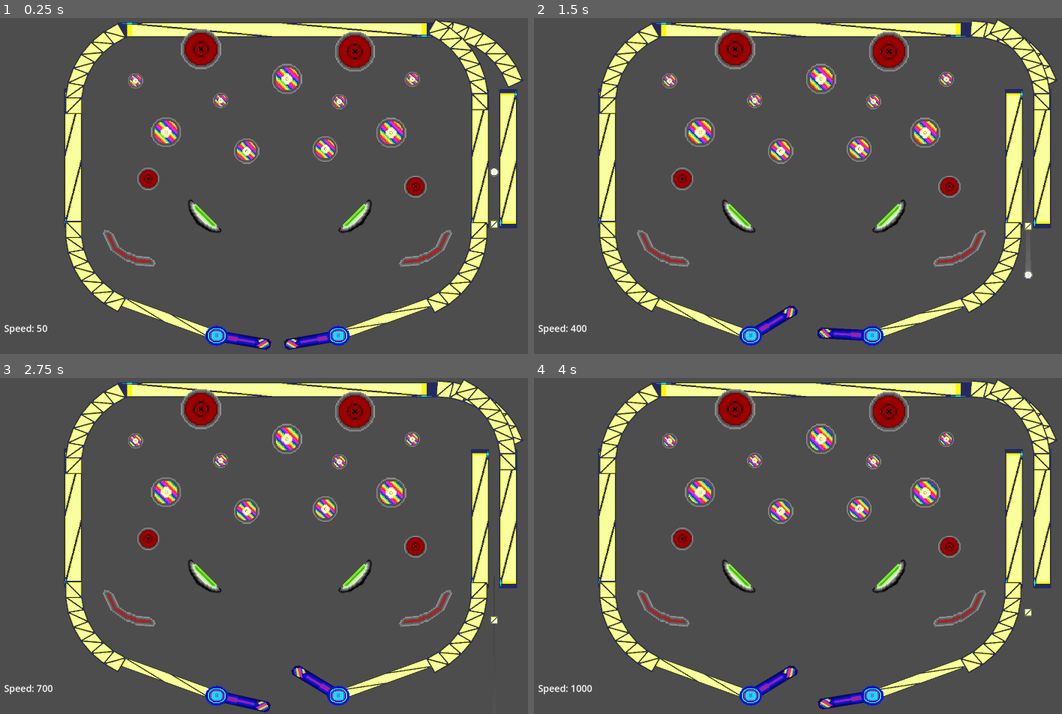
Above: before the commit, frames 1-4 (two rows, left to right).
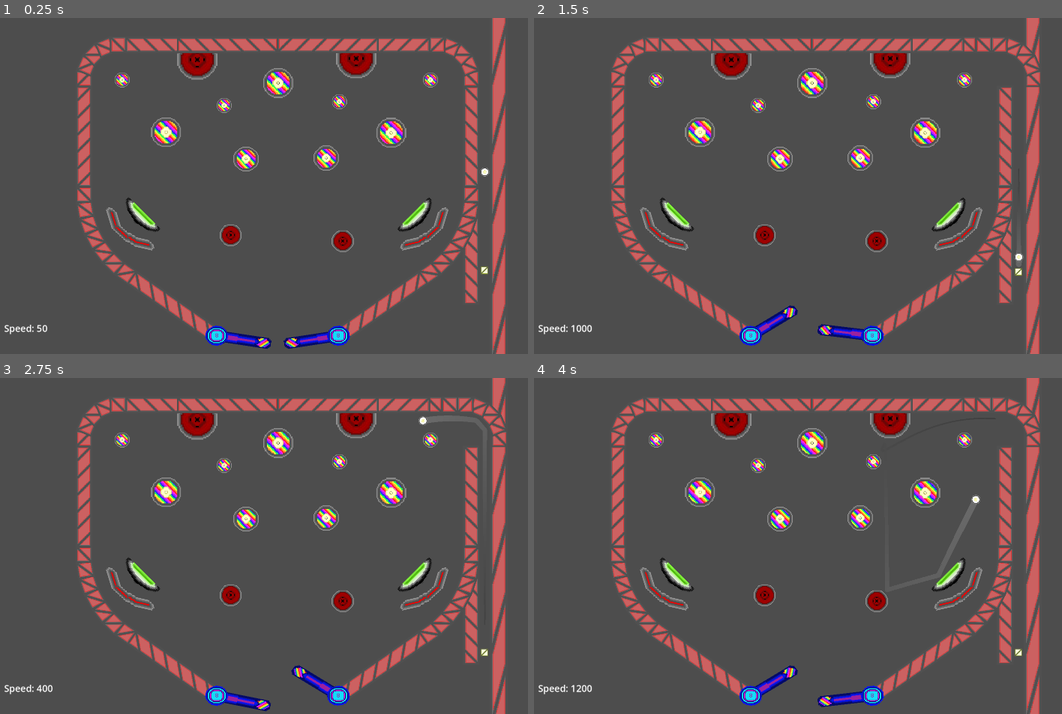
Above: after the commit, the same moments.

Repository: mdbernhards/Pinball
Game: Godot game, scene res://Scenes/player_pads.tscn
Two runs of this game, one before a commit and one after it. Both use one fixed random seed, a clock stepped at 60 frames per second and the inputs below.
Inputs:
- Up to frame 1 (0.25 s): no input
- Up to frame 2 (1.5 s): hold X (right_pad) 0.53-1.28 s; hold Space (charge_power) 0.53-1.28 s; hold Z (left_pad) from 1.28 s (still down); tap Space (charge_power) at 1.35 s
- Up to frame 3 (2.75 s): release Z (left_pad) at 2.03 s; hold X (right_pad) from 2.03 s (still down); hold Space (charge_power) from 2.03 s (still down)
- Up to frame 4 (4 s): release Space (charge_power) at 2.78 s; tap Space (charge_power) at 2.85 s; release X (right_pad) at 3.53 s; hold Z (left_pad) from 3.53 s (still down); hold Space (charge_power) from 3.53 s (still down)

The runs differ from the first frame. In frame 1, 23% of the frame differs, in the area x 12-100%, y 0-100%; in frame 2, 23%; in frame 3, 23%; in frame 4, 23%.

Commit message:
Redesigned the map and some objects, added sound effects
Redesigned Blocks, tallBlocks, curvyWalls,
Created cornerWall scene for corners,
Added Sound effects for Rainbow and red balls and green bumper,
Map redesign

Diff:
--- a/HelperScenes/CurvyWall.tscn
+++ b/HelperScenes/CurvyWall.tscn
@@ -5,36 +5,36 @@
 [node name="Wall" type="Node2D"]
 
 [node name="Block" parent="." instance=ExtResource("1_r7qfk")]
-position = Vector2(14, 428)
-rotation = 0.523599
+position = Vector2(97.9, 111.2)
+rotation = 0.610865
 scale = Vector2(0.17, 0.17)
 
 [node name="Block2" parent="." instance=ExtResource("1_r7qfk")]
-position = Vector2(-25, 401)
-rotation = 0.698132
+position = Vector2(59.45, 79.5)
+rotation = 0.767945
 scale = Vector2(0.17, 0.17)
 
 [node name="Block3" parent="." instance=ExtResource("1_r7qfk")]
-position = Vector2(-59, 367)
-rotation = 0.872665
+position = Vector2(26.51, 42.3)
+rotation = 0.925025
 scale = Vector2(0.17, 0.17)
 
 [node name="Block4" parent="." instance=ExtResource("1_r7qfk")]
-position = Vector2(-85, 329)
-rotation = 1.0472
+position = Vector2(-0.300003, 0.300018)
+rotation = 1.0821
 scale = Vector2(0.17, 0.17)
 
 [node name="Block5" parent="." instance=ExtResource("1_r7qfk")]
-position = Vector2(-104, 287)
-rotation = 1.22173
+position = Vector2(-20.26, -45.5)
+rotation = 1.23918
 scale = Vector2(0.17, 0.17)
 
 [node name="Block6" parent="." instance=ExtResource("1_r7qfk")]
-position = Vector2(-115, 243)
-rotation = 1.39626
+position = Vector2(-32.1, -93)
+rotation = 1.41372
 scale = Vector2(0.17, 0.17)
 
 [node name="Block7" parent="." instance=ExtResource("1_r7qfk")]
-position = Vector2(-118, 199)
+position = Vector2(-36, -142)
 rotation = 1.5708
 scale = Vector2(0.17, 0.17)
--- /dev/null
+++ b/HelperScenes/corner_wall.tscn
@@ -0,0 +1,29 @@
+[gd_scene load_steps=2 format=3 uid="uid://bdxg8t52uk1pk"]
+
+[ext_resource type="PackedScene" uid="uid://5khra06hh0u2" path="res://Scenes/block.tscn" id="1_0ogro"]
+
+[node name="CornerWall" type="Node2D"]
+
+[node name="Block" parent="." instance=ExtResource("1_0ogro")]
+position = Vector2(109.45, 109.31)
+rotation = -1.5708
+scale = Vector2(0.17, 0.17)
+
+[node name="Block2" parent="." instance=ExtResource("1_0ogro")]
+position = Vector2(67.6, 101)
+rotation = -1.1781
+scale = Vector2(0.17, 0.17)
+
+[node name="Block3" parent="." instance=ExtResource("1_0ogro")]
+position = Vector2(32.07, 77.3)
+rotation = -0.785398
+scale = Vector2(0.17, 0.17)
+
+[node name="Block4" parent="." instance=ExtResource("1_0ogro")]
+position = Vector2(8.34, 41.8)
+rotation = -0.392699
+scale = Vector2(0.17, 0.17)
+
+[node name="Block5" parent="." instance=ExtResource("1_0ogro")]
+position = Vector2(3.8147e-06, -1.52588e-05)
+scale = Vector2(0.17, 0.17)
--- a/PlayerPads.gd
+++ b/PlayerPads.gd
@@ -1,16 +1,16 @@
 extends Node2D
 
-var upSpeed = 20.0
-var downSpeed = 5.0
+var upSpeed = 17.5
+var downSpeed = 4.0
 
 var curvyWall
 var curvyWall_original_position
 var curvyWall_new_position
-var closedDistance = 90
+var closedDistance = -90
 var curvyWallSpeed = 20
 
 func _ready():
-	curvyWall = $Environment/CurvyWalls/CurvyWall5
+	curvyWall = $Environment/RightWall/CornerWall
 	curvyWall_original_position = Vector2(curvyWall.position.x, curvyWall.position.y)
 	curvyWall_new_position = Vector2(curvyWall.position.x + closedDistance, curvyWall.position.y)
 
--- a/Scenes/block.tscn
+++ b/Scenes/block.tscn
@@ -1,6 +1,6 @@
 [gd_scene load_steps=3 format=3 uid="uid://5khra06hh0u2"]
 
-[ext_resource type="Texture2D" uid="uid://cm2woqn8niuvs" path="res://Art/Block.png" id="1_s7u7o"]
+[ext_resource type="Texture2D" uid="uid://1txmls3xh4l5" path="res://Art/BlockV2.png" id="1_svpx3"]
 
 [sub_resource type="RectangleShape2D" id="RectangleShape2D_uloxr"]
 size = Vector2(320, 320)
@@ -8,7 +8,7 @@
 [node name="Block" type="StaticBody2D"]
 
 [node name="Sprite2D" type="Sprite2D" parent="."]
-texture = ExtResource("1_s7u7o")
+texture = ExtResource("1_svpx3")
 
 [node name="CollisionShape2D" type="CollisionShape2D" parent="."]
 shape = SubResource("RectangleShape2D_uloxr")
--- a/Scenes/bumper.tscn
+++ b/Scenes/bumper.tscn
@@ -1,12 +1,17 @@
-[gd_scene load_steps=2 format=3 uid="uid://8qjvk1y7umkv"]
+[gd_scene load_steps=3 format=3 uid="uid://8qjvk1y7umkv"]
 
 [ext_resource type="Texture2D" uid="uid://c47ojjj8jx88b" path="res://Art/bumper.png" id="1_kqydw"]
 
+[sub_resource type="PhysicsMaterial" id="PhysicsMaterial_rgn58"]
+friction = 0.6
+bounce = 0.13
+
 [node name="Bumper" type="StaticBody2D"]
+physics_material_override = SubResource("PhysicsMaterial_rgn58")
 
 [node name="Sprite2D" type="Sprite2D" parent="."]
 position = Vector2(-55, -27)
 texture = ExtResource("1_kqydw")
 
 [node name="CollisionShape2D" type="CollisionPolygon2D" parent="."]
-polygon = PackedVector2Array(-3, -50, 2, -141, 17, -163, 25, -165, 31, -167, 36, -165, 42, -163, 52, -152, 62, -142, 63, -21, -9, 49, -32, 51, -53, 62, -59, 70, -172, 70, -191, 48, -194, 36, -189, 26, -172, 10, -85, 2, -67, -1, -54, -6, -37, -12, -27, -19, -9, -35)
+polygon = PackedVector2Array(2, -46, 15, -134, 22, -147, 27, -156, 32, -162, 37, -167, 42, -163, 52, -152, 59, -140, 61, -23, -7, 41, -31, 53, -53, 62, -72, 68, -171, 68, -191, 48, -194, 36, -189, 26, -172, 17, -87, 7, -67, 2, -53, 0, -37, -7, -25, -13, -6, -28)
--- a/Scenes/green_bumper.gd
+++ b/Scenes/green_bumper.gd
@@ -1,17 +1,13 @@
 extends StaticBody2D
 
+func _ready():
+	pass
 
-# Called when the node enters the scene tree for the first time.
-func _ready():
-	pass # Replace with function body.
-
-
-# Called every frame. 'delta' is the elapsed time since the previous frame.
 func _process(delta):
 	pass
-
 
 func _on_area_2d_body_entered(body):
 	var groups = body.get_groups()
 	if  groups and groups[0] == "PlayerBall":
+		$HitSound.play()
 		body.linear_velocity = body.linear_velocity.normalized() * 1300
--- a/Scenes/green_bumper.tscn
+++ b/Scenes/green_bumper.tscn
@@ -1,14 +1,20 @@
-[gd_scene load_steps=5 format=3 uid="uid://bmpn2wpmvyl15"]
+[gd_scene load_steps=7 format=3 uid="uid://bmpn2wpmvyl15"]
 
 [ext_resource type="Texture2D" uid="uid://bmgoiejd0roxn" path="res://Art/GreenBumper.png" id="1_8bi03"]
 [ext_resource type="Script" path="res://Scenes/green_bumper.gd" id="1_p1rth"]
+[ext_resource type="AudioStream" uid="uid://28haj1so0202" path="res://Art/Sounds/pew.wav" id="3_wod3o"]
 
 [sub_resource type="PhysicsMaterial" id="PhysicsMaterial_5jjsb"]
 friction = 0.2
-bounce = 2.0
+bounce = 1.0
+
+[sub_resource type="CapsuleShape2D" id="CapsuleShape2D_62kcc"]
+radius = 4.0
+height = 228.0
 
 [sub_resource type="CapsuleShape2D" id="CapsuleShape2D_3yefb"]
-height = 218.0
+radius = 8.0
+height = 228.0
 
 [node name="GreenBumper" type="StaticBody2D"]
 script = ExtResource("1_p1rth")
@@ -27,7 +33,7 @@
 
 [node name="CollisionShape2D" type="CollisionShape2D" parent="BounceBord"]
 position = Vector2(-77, -6)
-shape = SubResource("CapsuleShape2D_3yefb")
+shape = SubResource("CapsuleShape2D_62kcc")
 disabled = true
 
 [node name="Area2D" type="Area2D" parent="."]
@@ -37,4 +43,7 @@
 position = Vector2(-77, -6)
 shape = SubResource("CapsuleShape2D_3yefb")
 
+[node name="HitSound" type="AudioStreamPlayer2D" parent="."]
+stream = ExtResource("3_wod3o")
+
 [connection signal="body_entered" from="Area2D" to="." method="_on_area_2d_body_entered"]
--- a/Scenes/player_ball.gd
+++ b/Scenes/player_ball.gd
@@ -1,6 +1,6 @@
 extends RigidBody2D
 
-var max_speed = 2000
+var max_speed = 1800
 
 func _ready():
 	pass
--- a/Scenes/player_pad.tscn
+++ b/Scenes/player_pad.tscn
@@ -1,9 +1,7 @@
-[gd_scene load_steps=4 format=3 uid="uid://drse61ee2nkhd"]
+[gd_scene load_steps=3 format=3 uid="uid://drse61ee2nkhd"]
 
 [ext_resource type="Texture2D" uid="uid://bo32twq254eew" path="res://Art/PinballPadShaft.png" id="2_2r83f"]
 [ext_resource type="Texture2D" uid="uid://dk688oqaojo5g" path="res://Art/PinballPadLegsV3.png" id="3_d6slv"]
-
-[sub_resource type="PhysicsMaterial" id="PhysicsMaterial_bmkvs"]
 
 [node name="PlayerPad" type="Node2D"]
 position = Vector2(435, 300)
@@ -23,7 +21,6 @@
 one_way_collision_margin = 128.0
 
 [node name="Base" type="StaticBody2D" parent="."]
-physics_material_override = SubResource("PhysicsMaterial_bmkvs")
 
 [node name="Sprite2D" type="Sprite2D" parent="Base"]
 position = Vector2(5.96046e-08, 5.96046e-08)
--- a/Scenes/player_pads.tscn
+++ b/Scenes/player_pads.tscn
@@ -10,6 +10,8 @@
 [ext_resource type="PackedScene" uid="uid://8qjvk1y7umkv" path="res://Scenes/bumper.tscn" id="8_4ynwl"]
 [ext_resource type="PackedScene" uid="uid://brfkvcpn8p2cf" path="res://Scenes/red_ball.tscn" id="9_u83in"]
 [ext_resource type="PackedScene" uid="uid://bmpn2wpmvyl15" path="res://Scenes/green_bumper.tscn" id="10_8endj"]
+[ext_resource type="PackedScene" uid="uid://bdxg8t52uk1pk" path="res://HelperScenes/corner_wall.tscn" id="11_bggrj"]
+[ext_resource type="PackedScene" uid="uid://5khra06hh0u2" path="res://Scenes/block.tscn" id="11_jjn11"]
 
 [node name="Map" type="Node2D"]
 position = Vector2(424, 481)
@@ -24,101 +26,149 @@
 scale = Vector2(-0.4, 0.35)
 
 [node name="PlayerBall" parent="." instance=ExtResource("5_811pk")]
-position = Vector2(1229, 5.00002)
+position = Vector2(1199, 5.00002)
 
 [node name="Environment" type="Node2D" parent="."]
-
-[node name="Tallblock" parent="Environment" instance=ExtResource("3_f8w25")]
-z_index = -1
-position = Vector2(-120, -31)
-scale = Vector2(0.18, 0.7)
-
-[node name="Tallblock2" parent="Environment" instance=ExtResource("3_f8w25")]
-z_index = -1
-position = Vector2(884, 484)
-rotation = 1.22173
-scale = Vector2(0.1, 0.5)
 
 [node name="RainbowBall" parent="Environment" instance=ExtResource("4_hak1d")]
 position = Vector2(899, -112)
 scale = Vector2(0.3, 0.3)
 
 [node name="RainbowBall2" parent="Environment" instance=ExtResource("4_hak1d")]
-position = Vector2(565, -285)
+position = Vector2(537, -272)
 scale = Vector2(0.3, 0.3)
 
 [node name="RainbowBall3" parent="Environment" instance=ExtResource("4_hak1d")]
-position = Vector2(436, -53)
+position = Vector2(434, -28)
 scale = Vector2(0.25, 0.25)
 
 [node name="RainbowBall4" parent="Environment" instance=ExtResource("4_hak1d")]
-position = Vector2(353, -216)
+position = Vector2(364, -200)
 scale = Vector2(0.15, 0.15)
 
 [node name="RainbowBall5" parent="Environment" instance=ExtResource("4_hak1d")]
-position = Vector2(967, -284)
+position = Vector2(1025, -282)
 scale = Vector2(0.15, 0.15)
 
 [node name="Pushblock" parent="Environment" instance=ExtResource("6_utxph")]
-position = Vector2(1229, 182)
+position = Vector2(1198, 330)
 scale = Vector2(0.08, 0.08)
 
-[node name="Tallblock3" parent="Environment" instance=ExtResource("3_f8w25")]
-z_index = -1
-position = Vector2(182, 483)
-rotation = -1.22173
-scale = Vector2(0.1, 0.5)
-
-[node name="Tallblock4" parent="Environment" instance=ExtResource("3_f8w25")]
-z_index = -1
-position = Vector2(1184, -29)
-scale = Vector2(0.18, 0.7)
-
 [node name="CurvyWalls" type="Node2D" parent="Environment"]
 
-[node name="CurvyWall" parent="Environment/CurvyWalls" instance=ExtResource("7_hy80u")]
-
-[node name="CurvyWall2" parent="Environment/CurvyWalls" instance=ExtResource("7_hy80u")]
-scale = Vector2(1, -1)
-
-[node name="CurvyWall3" parent="Environment/CurvyWalls" instance=ExtResource("7_hy80u")]
-position = Vector2(1062, 3)
-scale = Vector2(-1, 1)
-
-[node name="CurvyWall4" parent="Environment/CurvyWalls" instance=ExtResource("7_hy80u")]
-position = Vector2(1264, -62.0001)
-rotation = -0.436332
-scale = Vector2(-1, -1)
-
-[node name="CurvyWall5" parent="Environment/CurvyWalls" instance=ExtResource("7_hy80u")]
-position = Vector2(1065, -13)
-scale = Vector2(-1, -1)
-
-[node name="Timer" type="Timer" parent="Environment/CurvyWalls/CurvyWall5"]
-wait_time = 1.5
-one_shot = true
-
-[node name="Tallblock5" parent="Environment" instance=ExtResource("3_f8w25")]
-z_index = -1
-position = Vector2(533, -443)
-rotation = 1.5708
-scale = Vector2(0.15, 1.6)
-
 [node name="Tallblock6" parent="Environment" instance=ExtResource("3_f8w25")]
 z_index = -1
-position = Vector2(1274, -29)
+position = Vector2(1244, -29)
 scale = Vector2(0.18, 0.7)
 
 [node name="RainbowBall6" parent="Environment" instance=ExtResource("4_hak1d")]
 position = Vector2(178, -114)
 scale = Vector2(0.3, 0.3)
 
+[node name="LeftWall" type="Node2D" parent="Environment"]
+
+[node name="Tallblock5" parent="Environment/LeftWall" instance=ExtResource("3_f8w25")]
+z_index = 2
+position = Vector2(210, -395)
+rotation = 1.5708
+scale = Vector2(0.17, 0.17)
+
+[node name="CurvyWall" parent="Environment/LeftWall" instance=ExtResource("7_hy80u")]
+position = Vector2(-49, 228)
+
+[node name="CornerWall" parent="Environment/LeftWall" instance=ExtResource("11_bggrj")]
+position = Vector2(24.31, -395)
+rotation = 1.5708
+
+[node name="Tallblock3" parent="Environment/LeftWall" instance=ExtResource("3_f8w25")]
+z_index = -1
+position = Vector2(200, 445)
+rotation = -0.959931
+scale = Vector2(0.17, 0.17)
+
+[node name="Tallblock4" parent="Environment/LeftWall" instance=ExtResource("3_f8w25")]
+z_index = -1
+position = Vector2(-85, -100)
+scale = Vector2(0.17, 0.17)
+
+[node name="Tallblock6" parent="Environment/LeftWall" instance=ExtResource("3_f8w25")]
+z_index = 2
+position = Vector2(375, -395)
+rotation = 1.5708
+scale = Vector2(0.17, 0.17)
+
+[node name="RightWall" type="Node2D" parent="Environment"]
+scale = Vector2(-1, 1)
+
+[node name="Tallblock5" parent="Environment/RightWall" instance=ExtResource("3_f8w25")]
+z_index = 2
+position = Vector2(-861, -395)
+rotation = 1.5708
+scale = Vector2(0.17, 0.17)
+
+[node name="CurvyWall" parent="Environment/RightWall" instance=ExtResource("7_hy80u")]
+position = Vector2(-1120, 228)
+
+[node name="Tallblock3" parent="Environment/RightWall" instance=ExtResource("3_f8w25")]
+z_index = -1
+position = Vector2(-871, 445)
+rotation = -0.959931
+scale = Vector2(0.17, 0.17)
+
+[node name="Tallblock4" parent="Environment/RightWall" instance=ExtResource("3_f8w25")]
+z_index = -1
+position = Vector2(-1156, -100)
+scale = Vector2(0.17, 0.17)
+
+[node name="CornerWall" parent="Environment/RightWall" instance=ExtResource("11_bggrj")]
+position = Vector2(-1046.69, -395)
+rotation = 1.5708
+
+[node name="Timer" type="Timer" parent="Environment/RightWall/CornerWall"]
+wait_time = 1.5
+one_shot = true
+
+[node name="Block6" parent="Environment/RightWall/CornerWall" instance=ExtResource("11_jjn11")]
+z_index = -9
+position = Vector2(0, -49.6901)
+rotation = -1.5708
+scale = Vector2(0.17, 0.17)
+
+[node name="Block7" parent="Environment/RightWall/CornerWall" instance=ExtResource("11_jjn11")]
+z_index = -9
+position = Vector2(0, -99.6901)
+rotation = -1.5708
+scale = Vector2(0.17, 0.17)
+
+[node name="Block8" parent="Environment/RightWall/CornerWall" instance=ExtResource("11_jjn11")]
+z_index = -9
+position = Vector2(0, -149.69)
+rotation = -1.5708
+scale = Vector2(0.17, 0.17)
+
+[node name="Block9" parent="Environment/RightWall/CornerWall" instance=ExtResource("11_jjn11")]
+z_index = -9
+position = Vector2(-7.62939e-06, -199.69)
+rotation = -1.5708
+scale = Vector2(0.17, 0.17)
+
+[node name="Tallblock7" parent="Environment/RightWall" instance=ExtResource("3_f8w25")]
+z_index = 2
+position = Vector2(-696.498, -395)
+rotation = 1.5708
+scale = Vector2(0.17, 0.17)
+
+[node name="Tallblock6" parent="Environment/RightWall" instance=ExtResource("3_f8w25")]
+z_index = -1
+position = Vector2(-1156, 278)
+scale = Vector2(0.17, 0.17)
+
 [node name="RainbowBall7" parent="Environment" instance=ExtResource("4_hak1d")]
-position = Vector2(688, -60)
+position = Vector2(691, -31)
 scale = Vector2(0.25, 0.25)
 
 [node name="RainbowBall9" parent="Environment" instance=ExtResource("4_hak1d")]
-position = Vector2(80, -279)
+position = Vector2(37, -282)
 scale = Vector2(0.15, 0.15)
 
 [node name="RainbowBall8" parent="Environment" instance=ExtResource("4_hak1d")]
@@ -126,45 +176,45 @@
 scale = Vector2(0.15, 0.15)
 
 [node name="Bumper" parent="Environment" instance=ExtResource("8_4ynwl")]
-position = Vector2(1032, 278)
-rotation = -0.0872665
+position = Vector2(1030, 212)
+rotation = -0.226893
 scale = Vector2(0.5, 0.5)
 skew = 0.523599
 
 [node name="Bumper2" parent="Environment" instance=ExtResource("8_4ynwl")]
-position = Vector2(37, 278)
-rotation = 0.0872665
+position = Vector2(38, 212)
+rotation = 0.226893
 scale = Vector2(-0.5, 0.5)
 skew = -0.523599
 
 [node name="RedBall" parent="Environment" instance=ExtResource("9_u83in")]
-position = Vector2(290, -381)
+position = Vector2(278, -347)
 scale = Vector2(0.4, 0.4)
 
 [node name="RedBall2" parent="Environment" instance=ExtResource("9_u83in")]
-position = Vector2(783, -373)
+position = Vector2(787, -351)
 scale = Vector2(0.4, 0.4)
 
 [node name="RedBall3" parent="Environment" instance=ExtResource("9_u83in")]
-position = Vector2(121, 36)
+position = Vector2(385, 217)
 scale = Vector2(0.22, 0.22)
 
 [node name="RedBall4" parent="Environment" instance=ExtResource("9_u83in")]
-position = Vector2(977, 61)
+position = Vector2(744, 236)
 scale = Vector2(0.22, 0.22)
 
 [node name="GreenBumper" parent="Environment" instance=ExtResource("10_8endj")]
-position = Vector2(300, 175)
+position = Vector2(102, 170)
 rotation = -0.785398
 scale = Vector2(0.3, 0.45)
 
 [node name="GreenBumper2" parent="Environment" instance=ExtResource("10_8endj")]
-position = Vector2(785, 175)
+position = Vector2(976, 170)
 rotation = 0.785398
 scale = Vector2(-0.3, 0.45)
 
 [node name="Marker2D" type="Marker2D" parent="."]
-position = Vector2(1655, 482)
+position = Vector2(1625, 482)
 
 [node name="SpeedLabel" type="Label" parent="."]
 offset_left = -341.0
--- a/Scenes/rainbow_ball.gd
+++ b/Scenes/rainbow_ball.gd
@@ -9,3 +9,4 @@
 func _on_area_2d_body_entered(body):
 	if !body.get_node("Sprite"):
 		$HitAnimation.play("Hit")
+		$HitSound.play()
--- a/Scenes/rainbow_ball.tscn
+++ b/Scenes/rainbow_ball.tscn
@@ -13,10 +13,11 @@
 [ext_resource type="Texture2D" uid="uid://c2qvwq58l7uxv" path="res://Art/rainbowBallAnimation/HitAnimationV3/Hit4.png" id="11_8fhqy"]
 [ext_resource type="Texture2D" uid="uid://bn6syu5kneibq" path="res://Art/rainbowBallAnimation/HitAnimationV3/Hit5.png" id="12_ulrn6"]
 [ext_resource type="Texture2D" uid="uid://dbitb2l5t8sn3" path="res://Art/rainbowBallAnimation/HitAnimationV3/Hit1.png" id="13_inwvo"]
+[ext_resource type="AudioStream" uid="uid://7kx1gc5evw5s" path="res://Art/boom.wav" id="14_p5vfk"]
 
 [sub_resource type="PhysicsMaterial" id="PhysicsMaterial_nhqd6"]
-friction = 0.5
-bounce = 1.0
+friction = 0.61
+bounce = 0.8
 
 [sub_resource type="SpriteFrames" id="SpriteFrames_pyrbv"]
 animations = [{
@@ -70,8 +71,11 @@
 "speed": 1.0
 }]
 
+[sub_resource type="CircleShape2D" id="CircleShape2D_g8i1n"]
+radius = 159.003
+
 [sub_resource type="CircleShape2D" id="CircleShape2D_ms3jj"]
-radius = 173.104
+radius = 168.027
 
 [node name="RainbowBall" type="StaticBody2D"]
 physics_material_override = SubResource("PhysicsMaterial_nhqd6")
@@ -86,9 +90,11 @@
 animation = &"Hit"
 speed_scale = 10.0
 
+[node name="HitSound" type="AudioStreamPlayer2D" parent="."]
+stream = ExtResource("14_p5vfk")
+
 [node name="CollisionShape2D" type="CollisionShape2D" parent="."]
-visible = false
-shape = SubResource("CircleShape2D_ms3jj")
+shape = SubResource("CircleShape2D_g8i1n")
 
 [node name="Area2D" type="Area2D" parent="."]
 
--- a/Scenes/red_ball.gd
+++ b/Scenes/red_ball.gd
@@ -10,4 +10,5 @@
 	var groups = body.get_groups()
 	if  groups and groups[0] == "PlayerBall":
 		$Sprite.play("Hit")
+		$HitSound.play()
 		body.linear_velocity = body.linear_velocity.normalized() * 1300
--- a/Scenes/red_ball.tscn
+++ b/Scenes/red_ball.tscn
@@ -6,9 +6,10 @@
 [ext_resource type="Texture2D" uid="uid://ionmcdxjj2am" path="res://Art/redBallAnimation/Hit/Hit4.png" id="4_pt0lf"]
 [ext_resource type="Texture2D" uid="uid://bh4014ajvrlup" path="res://Art/redBallAnimation/Hit/Hit5.png" id="5_wkqlj"]
 [ext_resource type="Texture2D" uid="uid://cfvng0gnisteg" path="res://Art/redBallAnimation/Hit/hit1.png" id="6_67qjh"]
+[ext_resource type="AudioStream" uid="uid://cbr82oiadfk4i" path="res://Art/Sounds/bigPew.wav" id="7_6rkpy"]
 
 [sub_resource type="PhysicsMaterial" id="PhysicsMaterial_vgp2c"]
-bounce = 5.0
+bounce = 1.0
 
 [sub_resource type="SpriteFrames" id="SpriteFrames_vsxvf"]
 animations = [{
@@ -57,4 +58,7 @@
 [node name="CollisionShape2D" type="CollisionShape2D" parent="Area2D"]
 shape = SubResource("CircleShape2D_f5gbw")
 
+[node name="HitSound" type="AudioStreamPlayer2D" parent="."]
+stream = ExtResource("7_6rkpy")
+
 [connection signal="body_entered" from="Area2D" to="." method="_on_area_2d_body_entered"]
--- a/Scenes/tallblock.tscn
+++ b/Scenes/tallblock.tscn
@@ -1,14 +1,14 @@
 [gd_scene load_steps=3 format=3 uid="uid://b7mbijirdtlx1"]
 
-[ext_resource type="Texture2D" uid="uid://dt3qfx75pvalc" path="res://Art/TallBlockV2.png" id="1_r5yg8"]
+[ext_resource type="Texture2D" uid="uid://3htvnvmockwd" path="res://Art/TallBlockV3.png" id="1_lg7si"]
 
 [sub_resource type="RectangleShape2D" id="RectangleShape2D_7hra0"]
-size = Vector2(320, 640)
+size = Vector2(320, 1920)
 
 [node name="Tallblock" type="StaticBody2D"]
 
 [node name="Sprite2D" type="Sprite2D" parent="."]
-texture = ExtResource("1_r5yg8")
+texture = ExtResource("1_lg7si")
 
 [node name="CollisionShape2D" type="CollisionShape2D" parent="."]
 shape = SubResource("RectangleShape2D_7hra0")
Binary file added: Art/BlockV2.png
Not shown, added: Art/BlockV2.png.import
Not shown, added: Art/Sounds/bigPew.wav.import
Not shown, added: Art/Sounds/pew.wav.import
Binary file added: Art/TallBlockV3.png
Not shown, added: Art/TallBlockV3.png.import
Not shown, added: Art/boom.wav.import
Not shown: 1 places in Scenes/player_pads.tscn that only renumber resources
Not shown: 1 places in Scenes/rainbow_ball.tscn that only renumber resources
Not shown: 1 places in Scenes/red_ball.tscn that only renumber resources
Not shown, added: Art/Sounds/bigPew.wav
Not shown, added: Art/Sounds/pew.wav
(and 1 more such lines)
